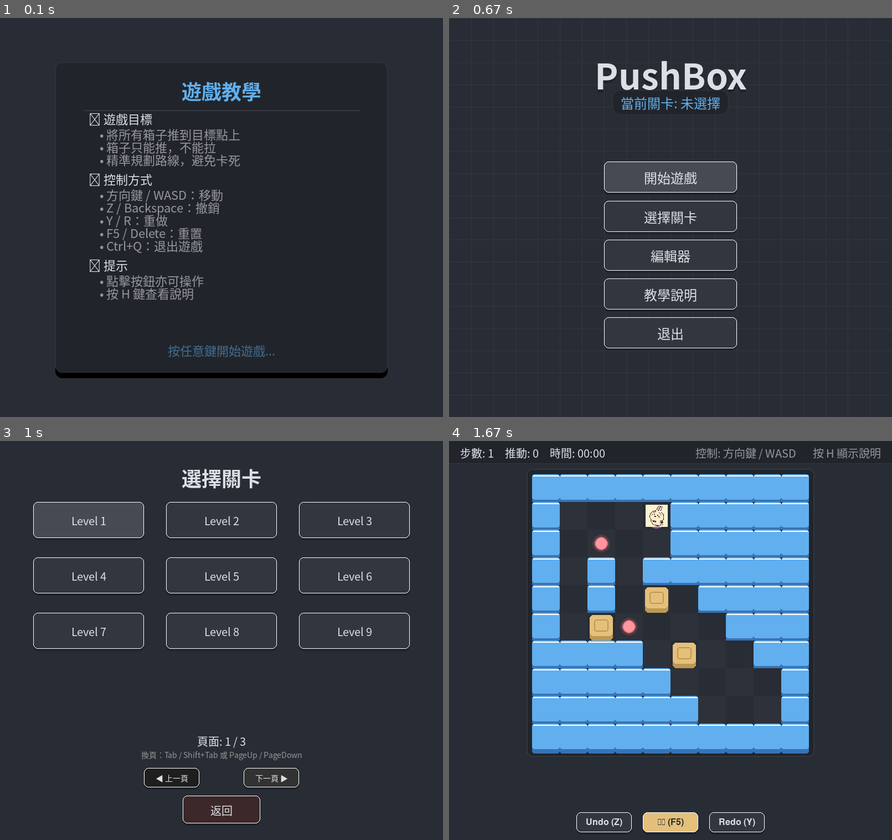
Above: before the commit, frames 1-4 (two rows, left to right).
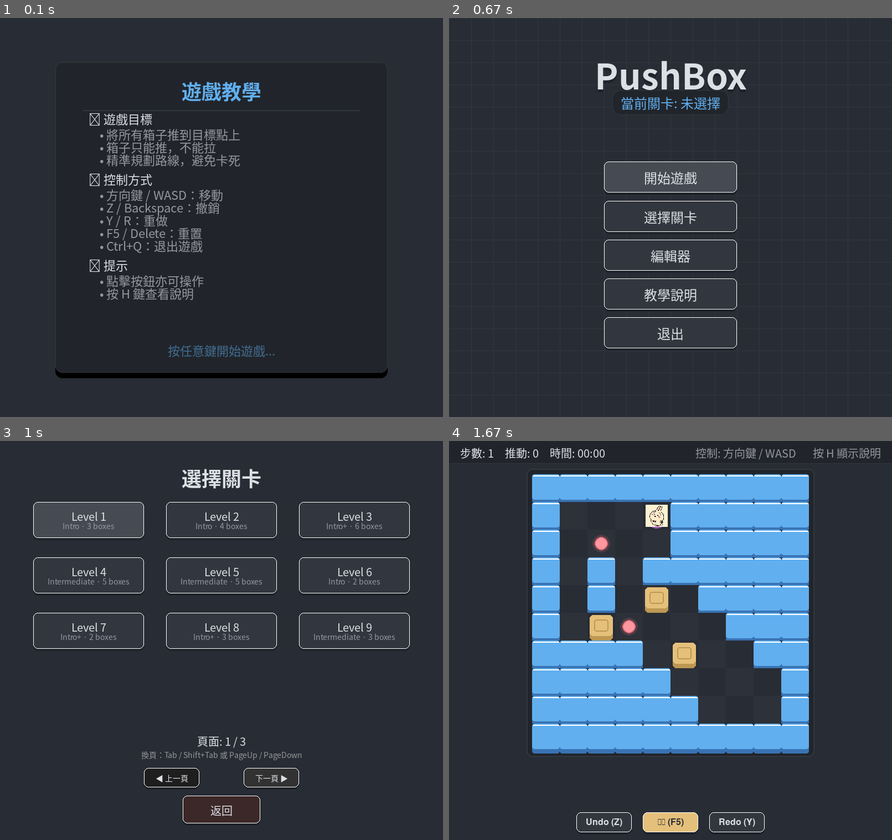
Above: after the commit, the same moments.

Repository: YI-TING-EE13/Pushbox-Pygame
Game: pygame game, started from main.py
Two runs of this game, one before a commit and one after it. Both use one fixed random seed, a clock stepped at 60 frames per second and the inputs below.
Inputs (mouse positions are in pixels of both pictures, inside the frame that each line leads up to):
- Up to frame 1 (0.1 s): no input
- Up to frame 2 (0.67 s): hold Right from 0.33 s (still down); move the mouse to (652, 233) at 0.37 s
- Up to frame 3 (1 s): release Right at 0.8 s; click "選擇關卡" at 0.93 s
- Up to frame 4 (1.67 s): click "Level 1" at 1.27 s; hold Up from 1.55 s (still down)

Frames 1-2 are identical in both runs. In frame 3, 1.5% of the frame differs, in the area x 10-90%, y 17-50%; in frame 4, nothing differs.

Commit message:
feat: add default level metadata badges

Diff:
--- a/src/pushbox/utils/constants.py
+++ b/src/pushbox/utils/constants.py
@@ -1,7 +1,7 @@
 """Game constants and enumerations."""
 
 from enum import IntEnum
-from typing import Union
+from typing import TypedDict, Union
 
 Color = tuple[int, int, int]
 ColorWithAlpha = tuple[int, int, int, int]
@@ -291,3 +291,136 @@
         [1, 1, 1, 1, 1, 1, 1, 1, 1, 1, 1],
     ],
 }
+
+
+class LevelMetadata(TypedDict):
+    """Metadata dictionary schema for default built-in levels."""
+
+    difficulty: str
+    theme: str
+    boxes: int
+    note: str
+
+
+DEFAULT_LEVEL_METADATA: dict[str, LevelMetadata] = {
+    "Level 1": {
+        "difficulty": "Intro",
+        "theme": "Basic Route",
+        "boxes": 3,
+        "note": "Introduces movement, pushing, and target matching.",
+    },
+    "Level 2": {
+        "difficulty": "Intro",
+        "theme": "Cluster Pushes",
+        "boxes": 4,
+        "note": "Uses grouped boxes and nearby targets.",
+    },
+    "Level 3": {
+        "difficulty": "Intro+",
+        "theme": "Target Row",
+        "boxes": 6,
+        "note": "Practices organizing several boxes toward a shared target area.",
+    },
+    "Level 4": {
+        "difficulty": "Intermediate",
+        "theme": "Blocked Center",
+        "boxes": 5,
+        "note": "Adds wall-separated lanes and more careful ordering.",
+    },
+    "Level 5": {
+        "difficulty": "Intermediate",
+        "theme": "Compact Cluster",
+        "boxes": 5,
+        "note": "Uses a denser room with multiple nearby targets.",
+    },
+    "Level 6": {
+        "difficulty": "Intro",
+        "theme": "Twin Push",
+        "boxes": 2,
+        "note": "Simple two-box alignment practice.",
+    },
+    "Level 7": {
+        "difficulty": "Intro+",
+        "theme": "Split Targets",
+        "boxes": 2,
+        "note": "Introduces separated goals across a wider room.",
+    },
+    "Level 8": {
+        "difficulty": "Intro+",
+        "theme": "Three Columns",
+        "boxes": 3,
+        "note": "Practices repeated vertical alignment with three boxes.",
+    },
+    "Level 9": {
+        "difficulty": "Intermediate",
+        "theme": "Obstacle Spacing",
+        "boxes": 3,
+        "note": "Adds simple interior walls that affect positioning.",
+    },
+    "Level 10": {
+        "difficulty": "Intermediate",
+        "theme": "Four-Box Grid",
+        "boxes": 4,
+        "note": "Combines vertical push lanes with a larger open space.",
+    },
+    "Level 11": {
+        "difficulty": "Intermediate",
+        "theme": "Offset Goals",
+        "boxes": 2,
+        "note": "Uses separated boxes and targets with interior obstruction.",
+    },
+    "Level 12": {
+        "difficulty": "Intermediate",
+        "theme": "Staggered Paths",
+        "boxes": 2,
+        "note": "Requires navigating around staggered wall positions.",
+    },
+    "Level 13": {
+        "difficulty": "Intermediate+",
+        "theme": "Tight Cluster",
+        "boxes": 3,
+        "note": "Places boxes close together near blocked lanes.",
+    },
+    "Level 14": {
+        "difficulty": "Advanced",
+        "theme": "Lane Control",
+        "boxes": 3,
+        "note": "Uses separated lanes and interior walls to constrain movement.",
+    },
+    "Level 15": {
+        "difficulty": "Advanced",
+        "theme": "Mixed Columns",
+        "boxes": 4,
+        "note": "Combines multiple vertical lanes with central positioning.",
+    },
+    "Level 16": {
+        "difficulty": "Advanced",
+        "theme": "L-Corridor",
+        "boxes": 2,
+        "note": "Focuses on turning movement and angled access routes.",
+    },
+    "Level 17": {
+        "difficulty": "Advanced",
+        "theme": "Split Warehouse",
+        "boxes": 3,
+        "note": "Uses left and right sections connected through shared space.",
+    },
+    "Level 18": {
+        "difficulty": "Advanced",
+        "theme": "Central Island",
+        "boxes": 4,
+        "note": "Uses a central obstacle island to shape approach routes.",
+    },
+    "Level 19": {
+        "difficulty": "Advanced+",
+        "theme": "Small Rooms",
+        "boxes": 4,
+        "note": "Uses narrow doors and separated rooms to constrain order.",
+    },
+    "Level 20": {
+        "difficulty": "Advanced+",
+        "theme": "Mixed Warehouse",
+        "boxes": 5,
+        "note": "Combines multiple boxes, wall segments, and target regions.",
+    },
+}
--- a/src/pushbox/views/ui_components.py
+++ b/src/pushbox/views/ui_components.py
@@ -5,7 +5,7 @@
 
 import pygame
 
-from ..utils.constants import COLORS, ColorLike
+from ..utils.constants import COLORS, DEFAULT_LEVEL_METADATA, ColorLike, LevelMetadata
 
 
 class ModernButton:
@@ -24,6 +24,8 @@
         hover_color: ColorLike = COLORS["button_hover"],
         text_color: ColorLike = COLORS["text_main"],
         icon: str = "",
+        metadata: Optional[LevelMetadata] = None,
+        small_font: Optional[pygame.font.Font] = None,
     ) -> None:
         """Initialize modern UI button with dimensions, colors, and callback."""
         self.rect = pygame.Rect(x, y, width, height)
@@ -44,6 +46,10 @@
         self.hover_anim = 0.0  # 0.0 to 1.0
         self.selected = False
 
+        # Optional metadata rendering
+        self.metadata = metadata
+        self.small_font = small_font
+
     def draw(self, screen: pygame.Surface) -> None:
         """Draw the button."""
         # Animation logic
@@ -72,9 +78,26 @@
 
         # Draw text
         if self.font:
-            text_surface = self.font.render(self.text, True, self.text_color)
-            text_rect = text_surface.get_rect(center=body_rect.center)
-            screen.blit(text_surface, text_rect)
+            if self.metadata and self.small_font:
+                # Card layout: show title on top and metadata badge on bottom
+                title_surf = self.font.render(self.text, True, self.text_color)
+                title_rect = title_surf.get_rect(
+                    centerx=body_rect.centerx, y=body_rect.y + 10
+                )
+                screen.blit(title_surf, title_rect)
+
+                diff = self.metadata.get("difficulty", "")
+                boxes = self.metadata.get("boxes", 0)
+                sub_text = f"{diff} · {boxes} boxes"
+                sub_surf = self.small_font.render(sub_text, True, COLORS["text_dim"])
+                sub_rect = sub_surf.get_rect(
+                    centerx=body_rect.centerx, y=body_rect.y + 32
+                )
+                screen.blit(sub_surf, sub_rect)
+            else:
+                text_surface = self.font.render(self.text, True, self.text_color)
+                text_rect = text_surface.get_rect(center=body_rect.center)
+                screen.blit(text_surface, text_rect)
 
     def handle_event(self, event: pygame.event.Event) -> bool:
         """Handle event."""
@@ -515,6 +538,8 @@
                 if self.on_select:
                     self.on_select(name)
 
+            metadata = DEFAULT_LEVEL_METADATA.get(level_name) if not is_custom else None
+
             btn = ModernButton(
                 x,
                 y,
@@ -524,6 +549,8 @@
                 handle_select,
                 self.font,
                 bg_color=bg_color,
+                metadata=metadata,
+                small_font=self.small_font,
             )
             self.level_buttons.append((btn, level_name, is_custom))
 
--- a/tests/test_level.py
+++ b/tests/test_level.py
@@ -7,7 +7,7 @@
 sys.path.insert(0, os.path.abspath(os.path.join(os.path.dirname(__file__), "..")))
 
 from src.pushbox.models.level import Level, LevelManager
-from src.pushbox.utils.constants import DEFAULT_LEVELS, CellType
+from src.pushbox.utils.constants import DEFAULT_LEVEL_METADATA, DEFAULT_LEVELS, CellType
 
 # ---------------------------------------------------------------------------
 # Level creation and basic properties
@@ -412,3 +412,40 @@
 
             # 8. Not complete initially
             assert not level.is_complete(), f"{name} is complete initially"
+
+
+class TestDefaultLevelsMetadata:
+    """Test that default level metadata is consistent and valid."""
+
+    def test_metadata_completeness(self):
+        # 1. exactly 20 metadata entries
+        assert len(DEFAULT_LEVEL_METADATA) == 20
+
+        # 2. every level in DEFAULT_LEVELS has metadata and vice versa
+        for name in DEFAULT_LEVELS:
+            assert name in DEFAULT_LEVEL_METADATA, f"{name} is missing metadata"
+        for name in DEFAULT_LEVEL_METADATA:
+            assert name in DEFAULT_LEVELS, (
+                f"Metadata entry {name} does not correspond to a default level"
+            )
+
+    def test_metadata_fields(self):
+        for name, meta in DEFAULT_LEVEL_METADATA.items():
+            # 3. metadata contains required fields
+            for field in ["difficulty", "theme", "boxes", "note"]:
+                assert field in meta, f"{name} metadata is missing field: {field}"
+
+            # 4. metadata strings are non-empty
+            assert (
+                isinstance(meta["difficulty"], str) and meta["difficulty"].strip() != ""
+            )
+            assert isinstance(meta["theme"], str) and meta["theme"].strip() != ""
+            assert isinstance(meta["note"], str) and meta["note"].strip() != ""
+            assert isinstance(meta["boxes"], int)
+
+            # 5. boxes equals actual number of CellType.BOX cells in that level
+            grid = DEFAULT_LEVELS[name]
+            box_count = sum(row.count(CellType.BOX) for row in grid)
+            assert meta["boxes"] == box_count, (
+                f"{name} metadata box count {meta['boxes']} != actual count {box_count}"
+            )
Not shown, changed: README.md
Not shown, changed: TESTING.md
